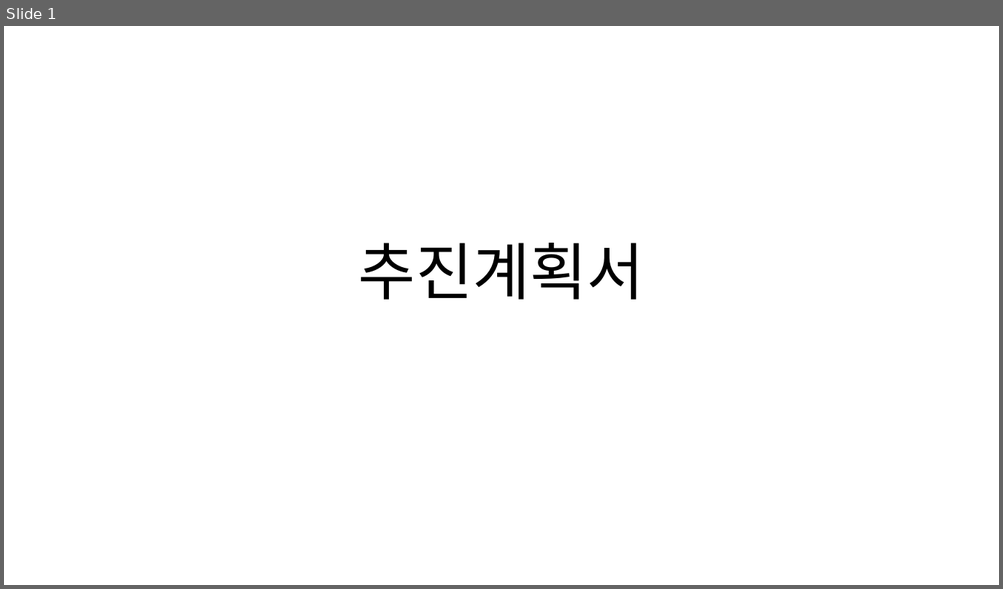
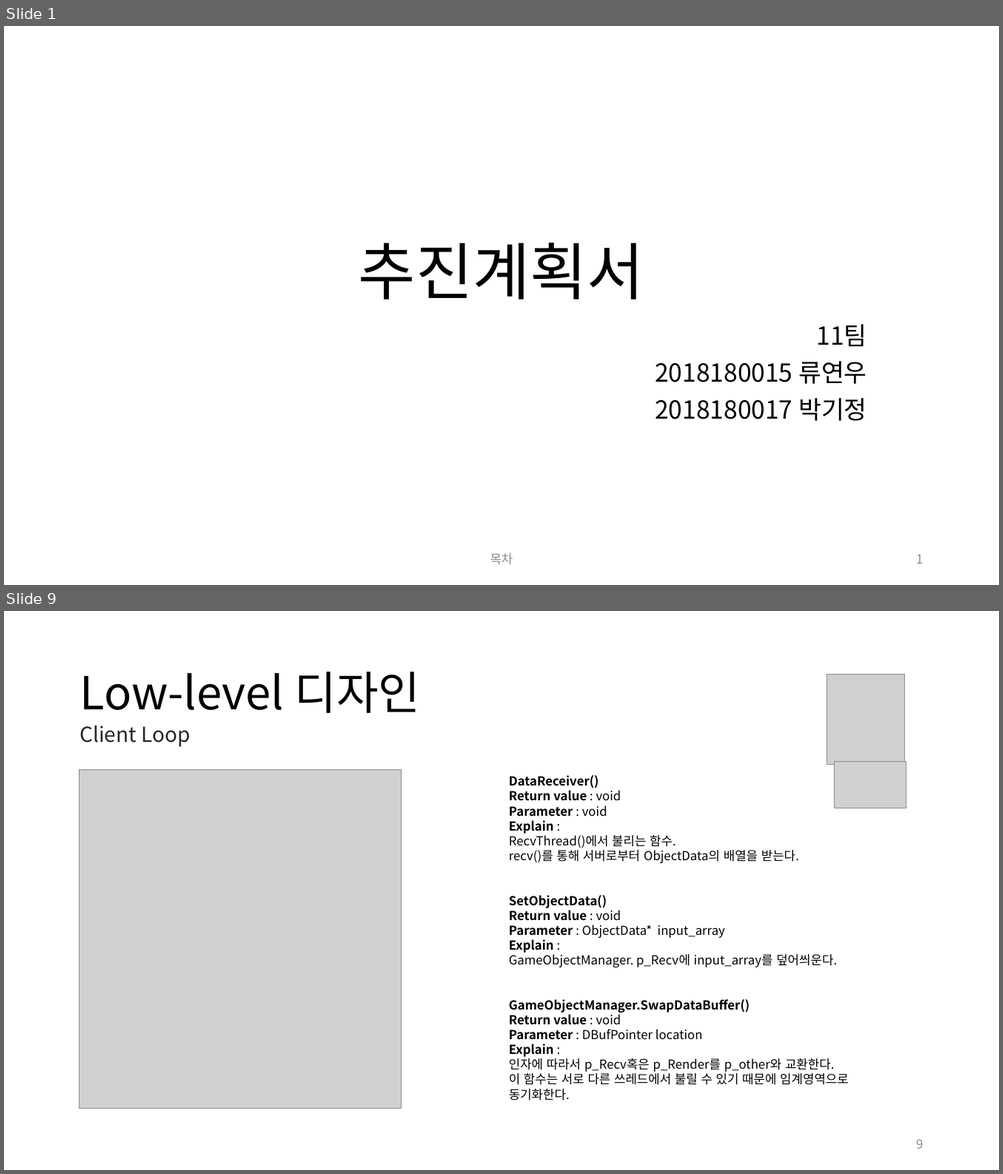
Before and after one commit to andy3790/NGP_Project, a slide deck: Doc/추진 계획서.pptx. Shown one above the other, each under a label of ours: slide 1 before the commit, slides 1 and 9 after it; the slides between them are not shown. The pictures are 1003x589 and 1003x1174 pixels, drawn with LibreOffice and Linux fonts; fonts in the diff are those of the drawing; grey boxes stand for pictures. Boxes give left, top, right and bottom in pixels: in the first picture for what was removed or moved away, otherwise in the second. Text is boxed around its words. In the diff, an @@ line names an element or a change of style, - is before the commit and + after.

```diff
--- a/Doc/추진 계획서.pptx
+++ b/Doc/추진 계획서.pptx
@@ slide 9 added at <box>4,611,999,1170</box>, background #FFFFFF @@
@@ title added at <box>79,672,420,713</box>, 44 pt, text #000000 @@
+Low-level 디자인
@@ picture added at <box>827,675,905,765</box> @@
@@ text added at <box>79,725,190,747</box>, 20 pt, text #262626 @@
+Client Loop
@@ picture added at <box>834,762,905,808</box> @@
@@ picture added at <box>79,770,401,1108</box> @@
@@ text added at <box>509,775,848,1101</box>, 12 pt, text #000000 @@
+DataReceiver()
+Return value : void
+Parameter : void
+Explain :
+RecvThread()에서 불리는 함수.
+recv()를 통해 서버로부터 ObjectData의 배열을 받는다.
+SetObjectData()
+Return value : void
+Parameter : ObjectData* input_array
+Explain :
+GameObjectManager. p_Recv에 input_array를 덮어씌운다.
+GameObjectManager.SwapDataBuffer()
+Return value : void
+Parameter : DBufPointer location
+Explain :
+인자에 따라서 p_Recv혹은 p_Render를 p_other와 교환한다.
+이 함수는 서로 다른 쓰레드에서 불릴 수 있기 때문에 임계영역으로 동기화한다.
@@ page number added at <box>916,1139,922,1149</box>, 12 pt, text #8C8C8C @@
+9
@@ slide 1 changed as well @@
@@ subtitle added at <box>654,324,867,421</box>, 24 pt, text #000000 @@
+11팀
+2018180015 류연우
+2018180017 박기정
@@ text added at <box>490,554,513,565</box>, 12 pt, text #8C8C8C @@
+목차
@@ page number added at <box>916,555,922,564</box>, 12 pt, text #8C8C8C @@
+1
```
Also in this commit, not shown: 6 other slides changed, 15 other slides added, 5 slides removed.
